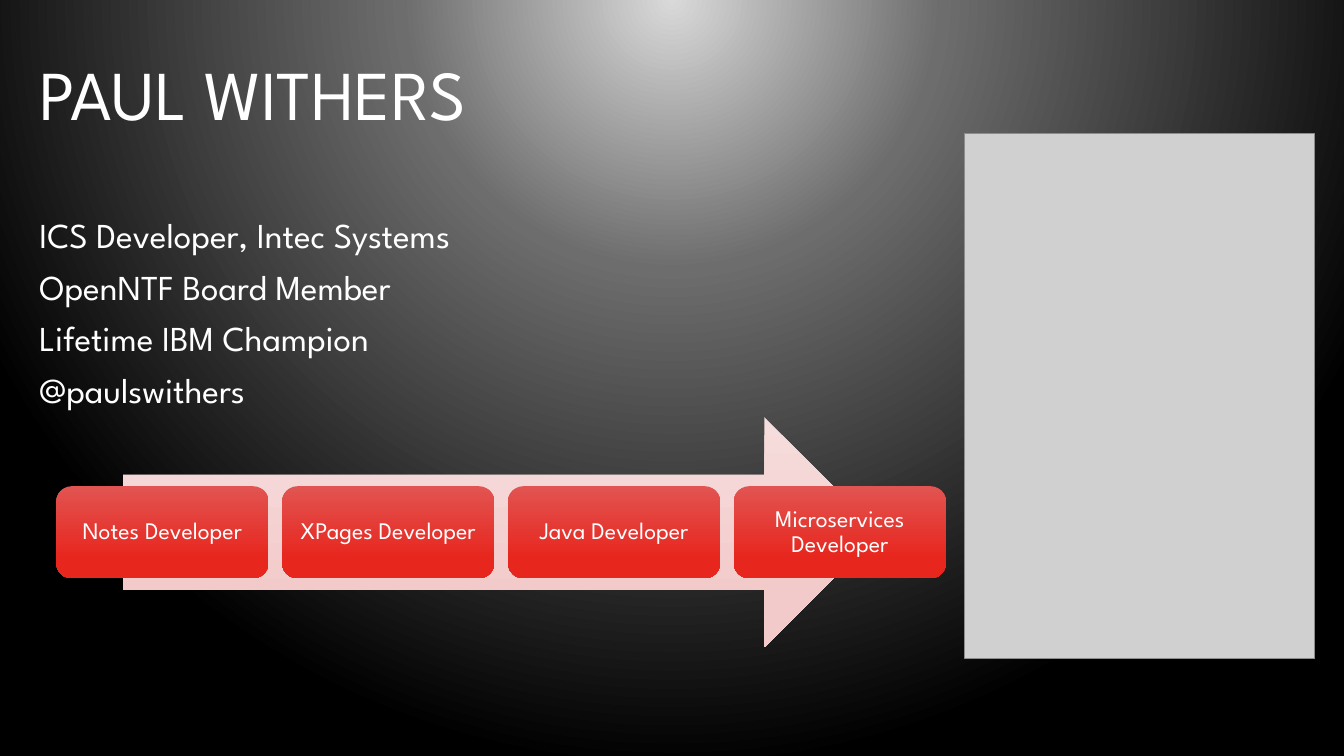
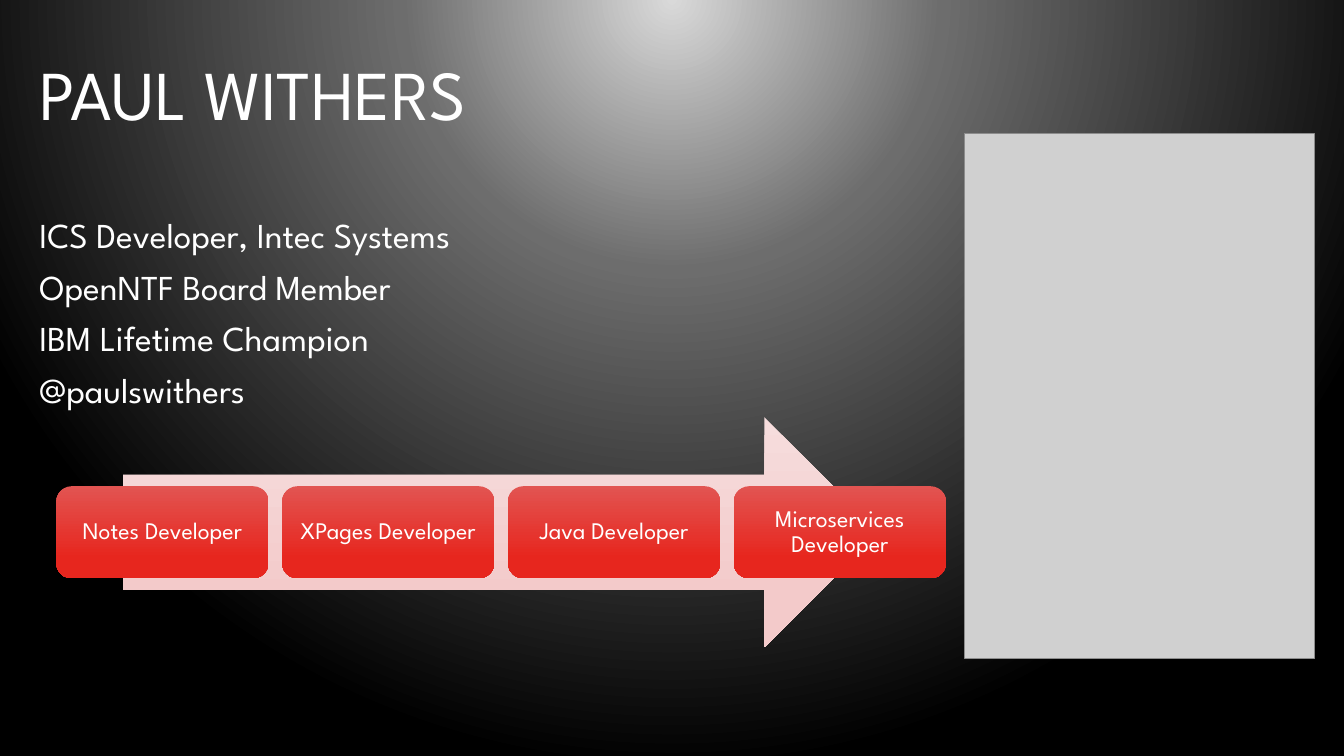
Before and after one commit to bleedingcode/domino-js-masterclass, a slide deck: slide 2 of presentation/8598 Domino and JS.pptx. Drawn at 1344x756 pixels with LibreOffice and Linux fonts; fonts in the diff are those of the drawing; grey boxes stand for pictures; background and template pictures are left out. Boxes give left, top, right and bottom in pixels: in the first picture for what was removed or moved away, otherwise in the second. Text is boxed around its words. In the diff, an @@ line names an element or a change of style, - is before the commit and + after.

```diff
--- a/presentation/8598 Domino and JS.pptx
+++ b/presentation/8598 Domino and JS.pptx
@@ text at <box>39,326,369,359</box>: text changed @@
-Lifetime IBM Champion
+IBM Lifetime Champion
```
Also in this commit, not shown: 11 other slides changed, 9 other files.
